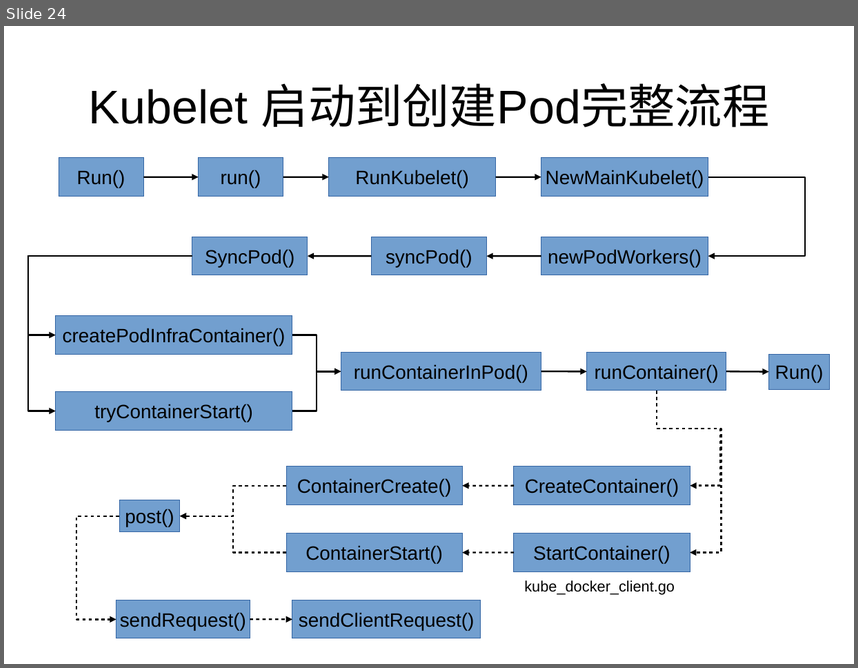
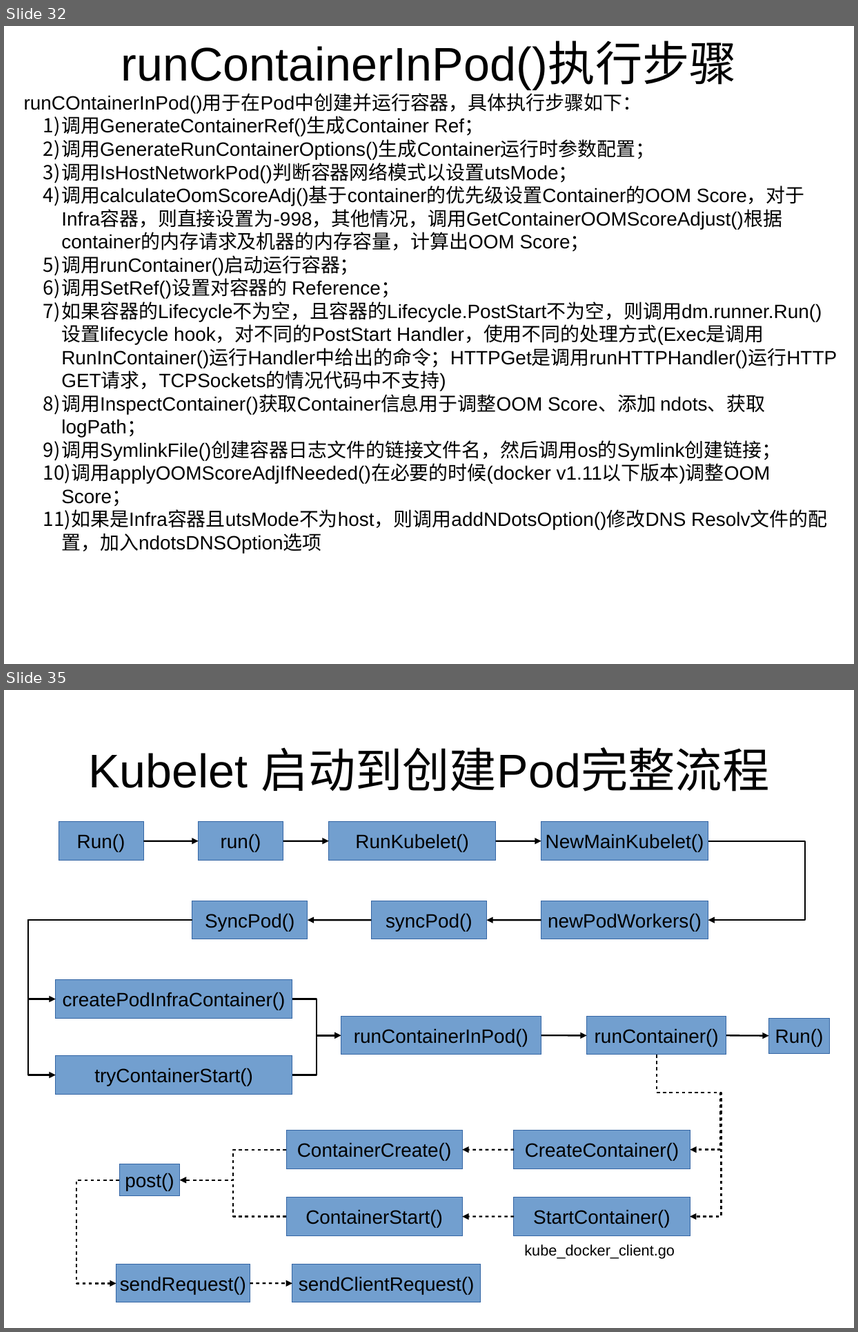
Before and after one commit to loveliuliu/Kubernetes-step-by-step, a slide deck: code_analysis/Kubelet/Kubelet.odp. Shown one above the other, each under a label of ours: slide 24 before the commit, slides 32 and 35 after it; the slides between them are not shown. The pictures are 858x668 and 858x1332 pixels, drawn with LibreOffice and Linux fonts; fonts in the diff are those of the drawing. Boxes give left, top, right and bottom in pixels: in the first picture for what was removed or moved away, otherwise in the second. Text is boxed around its words. In the diff, an @@ line names an element or a change of style, - is before the commit and + after.

Commit message:
增加创建Infra容器和业务容器的代码分析

```diff
--- a/code_analysis/Kubelet/Kubelet.odp
+++ b/code_analysis/Kubelet/Kubelet.odp
@@ slide 32 added at <box>4,26,854,664</box>, background #FFFFFF @@
@@ title added at <box>121,43,736,89</box>, 44 pt, text #000000 @@
+runContainerInPod()执行步骤
@@ text added at <box>24,94,837,553</box>, 18 pt, text #000000 @@
+runCOntainerInPod()用于在Pod中创建并运行容器，具体执行步骤如下：
+1) 调用GenerateContainerRef()生成Container Ref；
+2) 调用GenerateRunContainerOptions()生成Container运行时参数配置；
+3) 调用IsHostNetworkPod()判断容器网络模式以设置utsMode；
+4) 调用calculateOomScoreAdj()基于container的优先级设置Container的OOM Score，对于Infra容器，则直接设置为-998，其他情况，调用GetContainerOOMScoreAdjust()根据container的内存请求及机器的内存容量，计算出OOM Score；
+5) 调用runContainer()启动运行容器；
+6) 调用SetRef()设置对容器的 Reference；
+7) 如果容器的Lifecycle不为空，且容器的Lifecycle.PostStart不为空，则调用dm.runner.Run()设置lifecycle hook，对不同的PostStart Handler，使用不同的处理方式(Exec是调用RunInContainer()运行Handler中给出的命令；HTTPGet是调用runHTTPHandler()运行HTTP GET请求，TCPSockets的情况代码中不支持)
+8) 调用InspectContainer()获取Container信息用于调整OOM Score、添加 ndots、获取logPath；
+9) 调用SymlinkFile()创建容器日志文件的链接文件名，然后调用os的Symlink创建链接；
+10) 调用applyOOMScoreAdjIfNeeded()在必要的时候(docker v1.11以下版本)调整OOM Score；
+11) 如果是Infra容器且utsMode不为host，则调用addNDotsOption()修改DNS Resolv文件的配置，加入ndotsDNSOption选项
@@ what was slide 24 is now slide 35 @@
```
Also in this commit, not shown: 1 slide changed, 10 other slides added, 2 slides removed.
